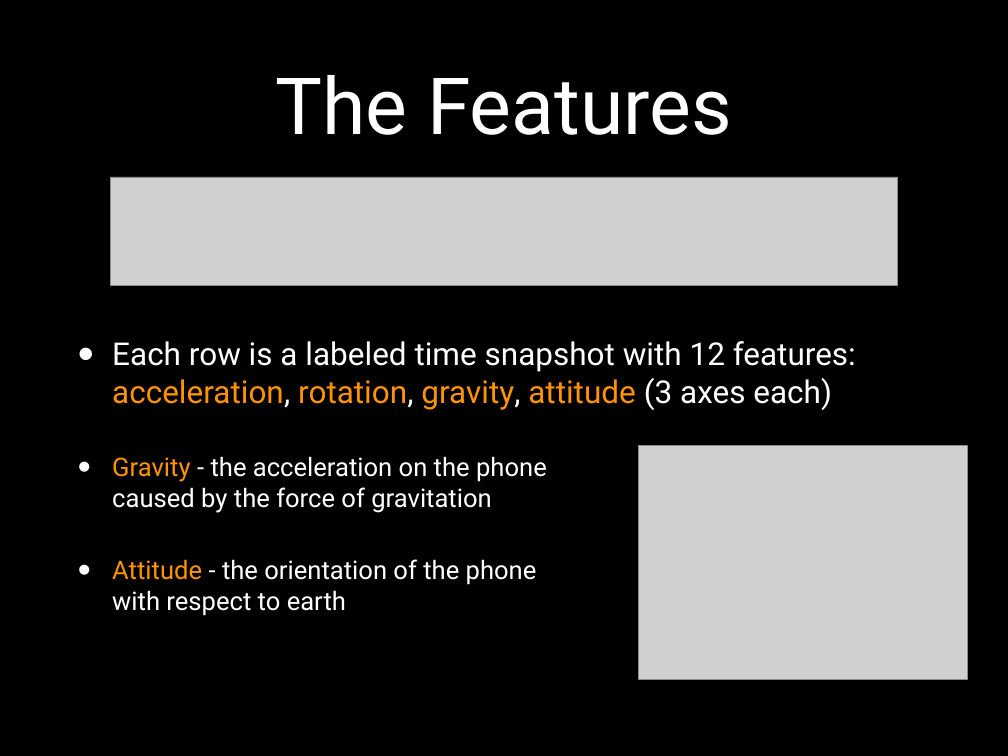
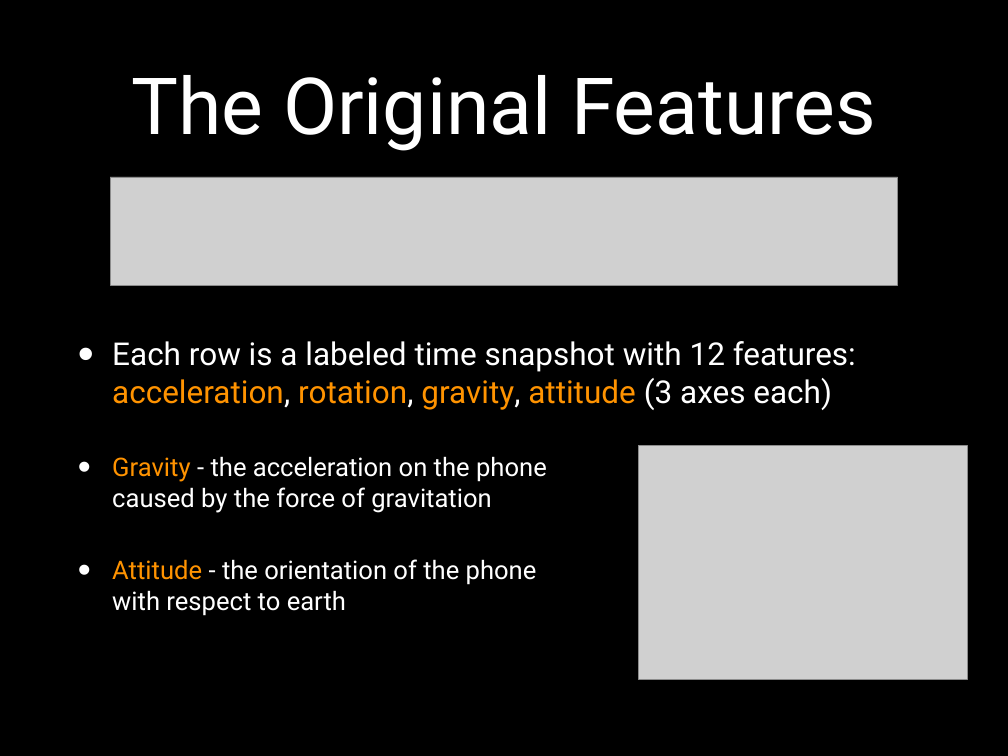
Before and after one commit to idocal/motionsense, a slide deck: slide 4 of MotionSenese/Presentation2.pptx. Drawn at 1008x756 pixels with LibreOffice and Linux fonts; fonts in the diff are those of the drawing; grey boxes stand for pictures. Boxes give left, top, right and bottom in pixels: in the first picture for what was removed or moved away, otherwise in the second. Text is boxed around its words. In the diff, an @@ line names an element or a change of style, - is before the commit and + after.

```diff
--- a/MotionSenese/Presentation2.pptx
+++ b/MotionSenese/Presentation2.pptx
@@ title at (131,75,876,151): text changed @@
-The Features
+The Original Features
```
Also in this commit, not shown: 8 other slides changed, 1 slide added.
